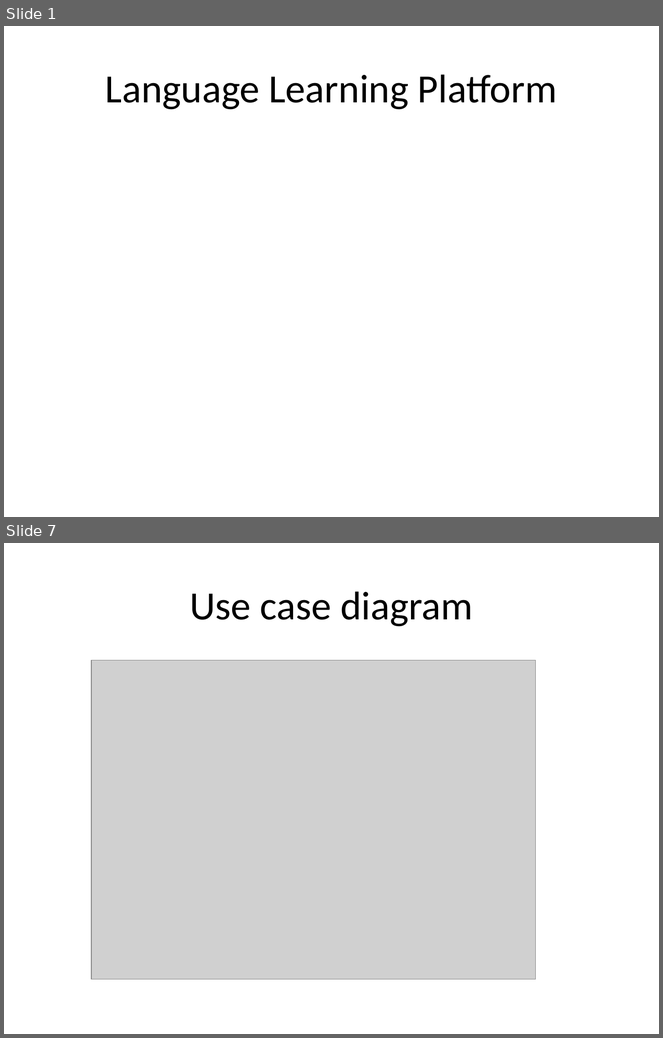
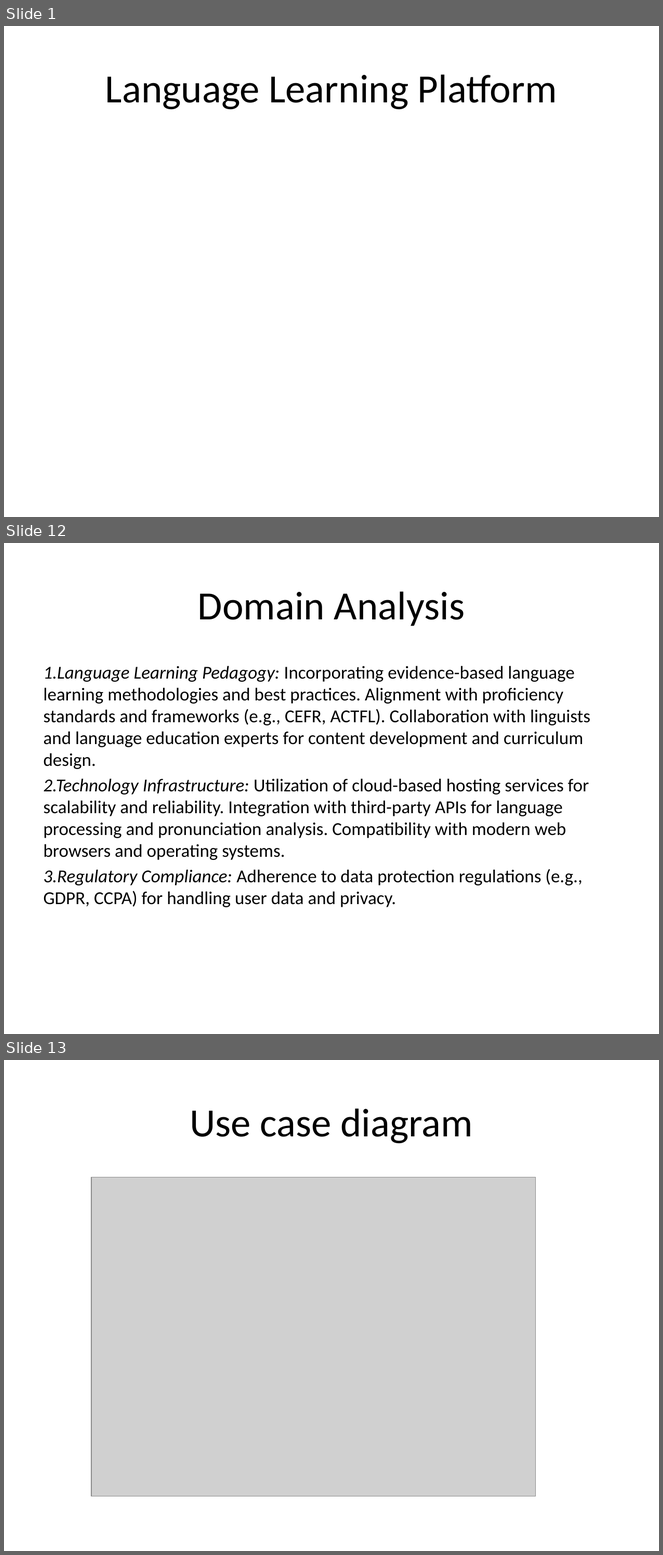
Before and after one commit to VictorMK22/PixelPioneers, a slide deck: Presentation1.pptx. Shown one above the other, each under a label of ours: slides 1 and 7 before the commit, slides 1, 12 and 13 after it; the slides between them are not shown. The pictures are 663x1038 and 663x1555 pixels, drawn with LibreOffice and Linux fonts; fonts in the diff are those of the drawing; grey boxes stand for pictures. Boxes give left, top, right and bottom in pixels: in the first picture for what was removed or moved away, otherwise in the second. Text is boxed around its words. In the diff, an @@ line names an element or a change of style, - is before the commit and + after.

```diff
--- a/Presentation1.pptx
+++ b/Presentation1.pptx
@@ slide 12 added at bbox=[4, 543, 659, 1034], background #FFFFFF @@
@@ title added at bbox=[198, 591, 465, 626], 44 pt, text #000000 @@
+Domain Analysis
@@ text added at bbox=[44, 666, 591, 908], 20 pt, text #000000 @@
+1.Language Learning Pedagogy: Incorporating evidence-based language learning methodologies and best practices. Alignment with proficiency standards and frameworks (e.g., CEFR, ACTFL). Collaboration with linguists and language education experts for content development and curriculum design.
+2.Technology Infrastructure: Utilization of cloud-based hosting services for scalability and reliability. Integration with third-party APIs for language processing and pronunciation analysis. Compatibility with modern web browsers and operating systems.
+3.Regulatory Compliance: Adherence to data protection regulations (e.g., GDPR, CCPA) for handling user data and privacy.
@@ what was slide 7 is now slide 13 @@
```
Also in this commit, not shown: 5 slides changed, 5 other slides added.
